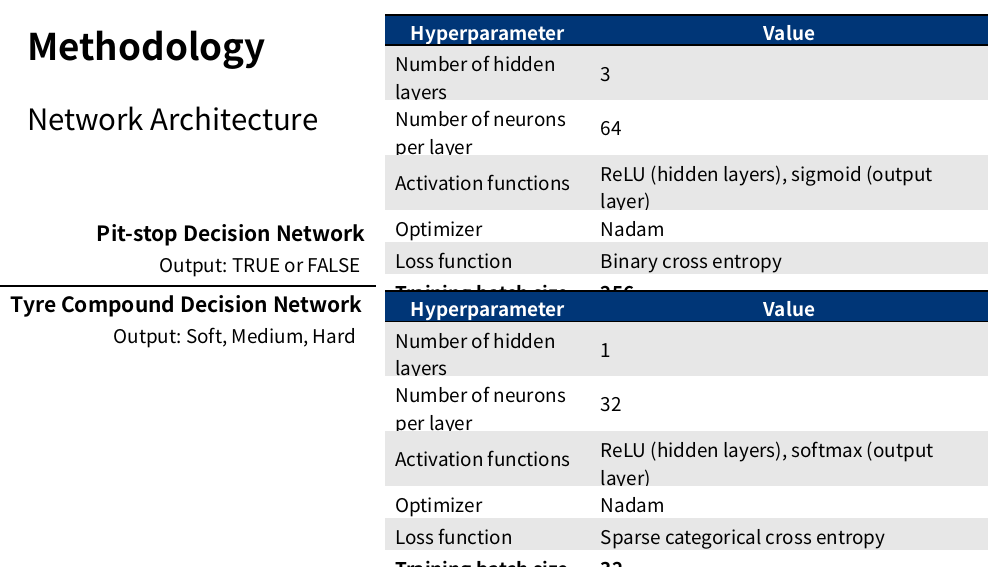
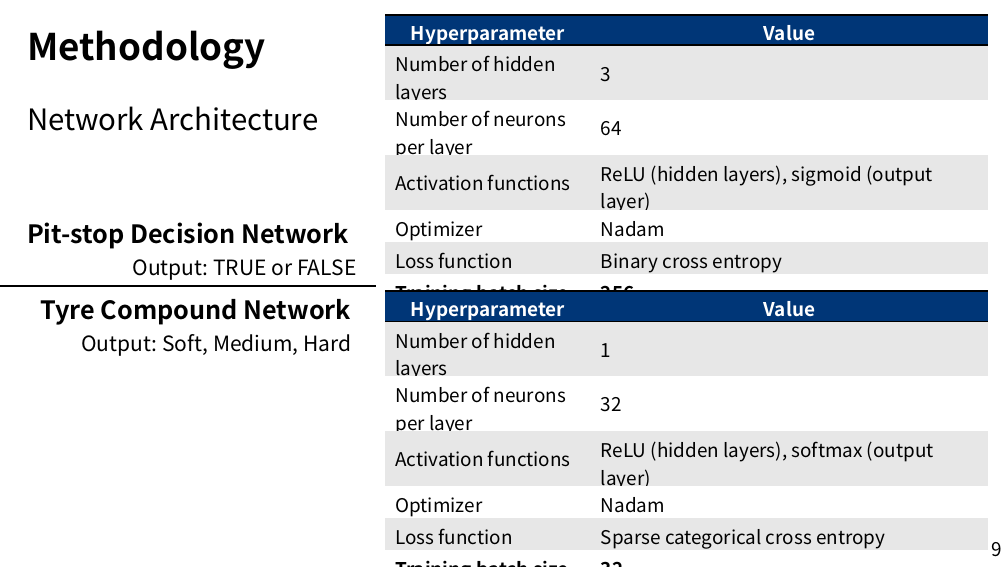
Before and after one commit to xvhhvx/EESM5900V_Project, a slide deck: slide 9 of Project_Presentation.pptx. Drawn at 1008x567 pixels with LibreOffice and Linux fonts; fonts in the diff are those of the drawing. Boxes give left, top, right and bottom in pixels: in the first picture for what was removed or moved away, otherwise in the second. Text is boxed around its words. In the diff, an @@ line names an element or a change of style, - is before the commit and + after.

```diff
--- a/Project_Presentation.pptx
+++ b/Project_Presentation.pptx
@@ text "Pit-stop Decision Network": place and size @@
-text "Pit-stop Decision Network" at <box>97,224,366,246</box>
+text "Pit-stop Decision Network" at <box>27,222,349,249</box>
@@ text "Pit-stop Decision Network" at <box>27,222,349,249</box>: size 20 to 24 pt @@
@@ text "Output: TRUE or FALSE": place and size @@
-text "Output: TRUE or FALSE" at <box>160,258,361,277</box>
+text "Output: TRUE or FALSE" at <box>133,259,356,280</box>
@@ text "Output: TRUE or FALSE" at <box>133,259,356,280</box>: size 18 to 20 pt @@
@@ text at <box>40,299,351,325</box>: text changed; size 20 to 24 pt @@
-Tyre Compound Decision Network
+Tyre Compound Network
@@ text "Output: Soft, Medium, Hard" at <box>81,334,351,356</box>: size 18 to 20 pt @@
@@ text "Output: Soft, Medium, Hard": place and size @@
-text "Output: Soft, Medium, Hard" at <box>114,327,356,348</box>
+text "Output: Soft, Medium, Hard" at <box>81,334,351,356</box>
@@ text added at <box>991,542,1001,557</box>, 18 pt, text #000000 @@
+9
```
Also in this commit, not shown: 8 other slides changed, 1 slide added.
